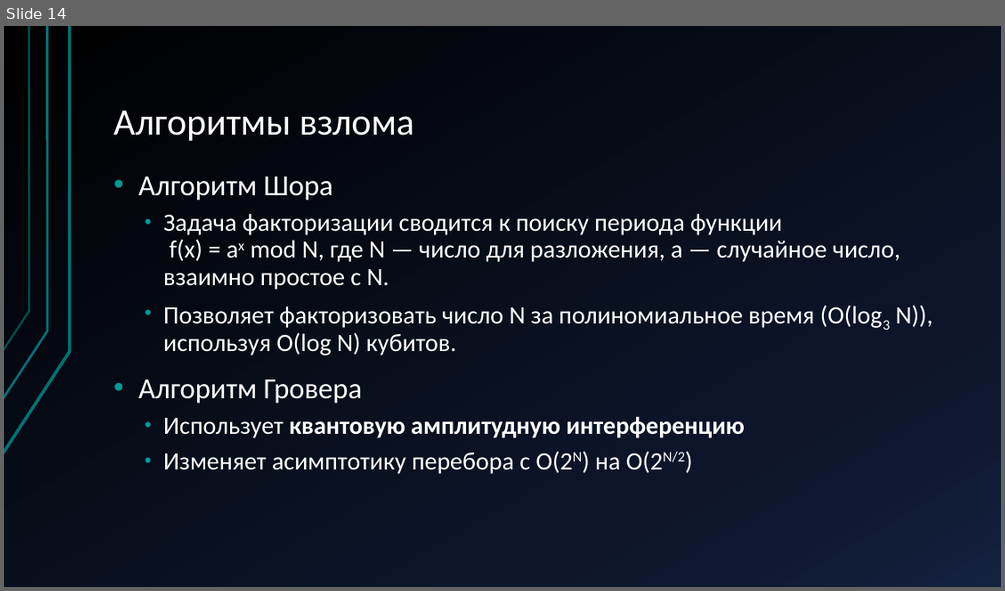
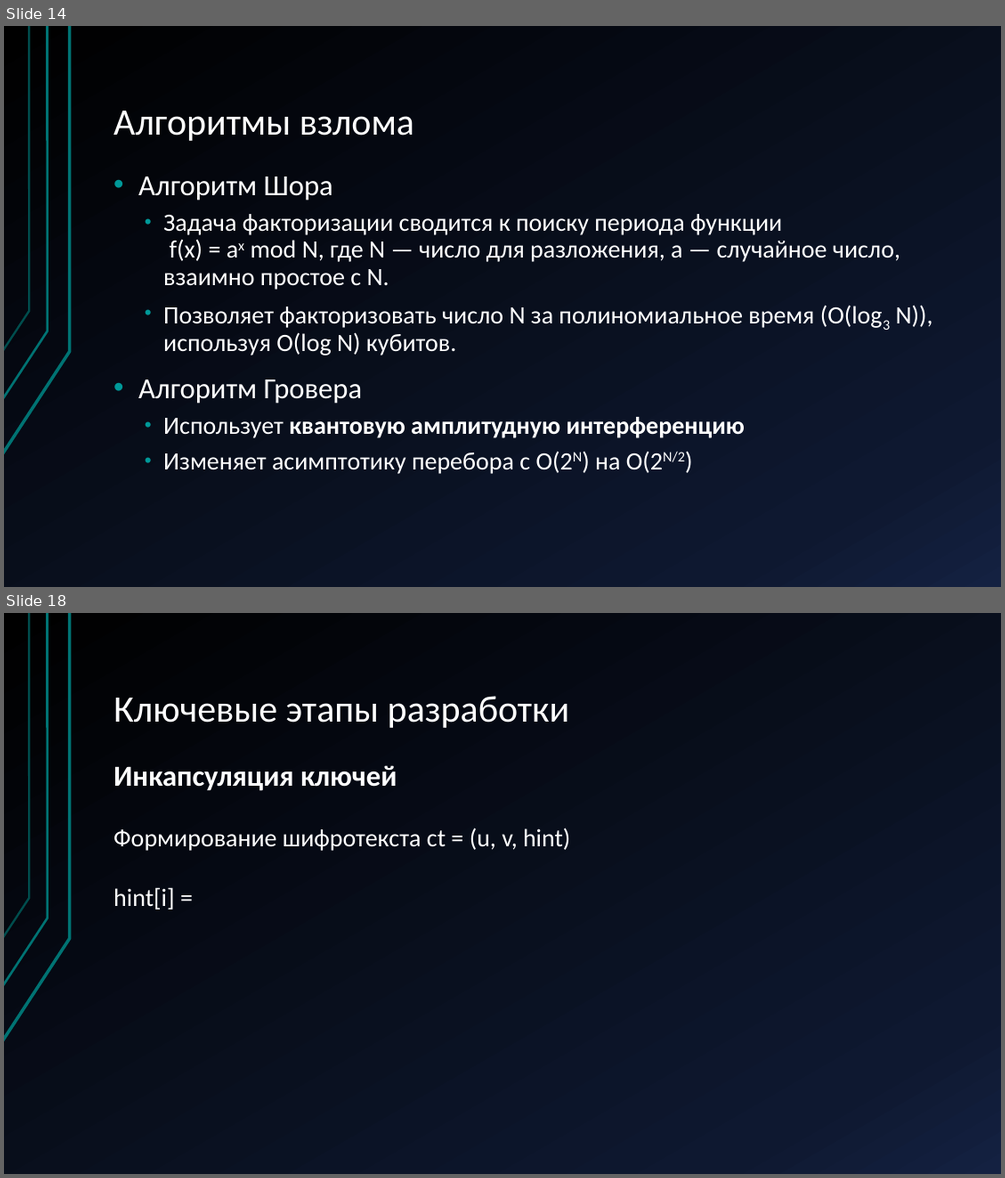
Before and after one commit to Terexi110/Teory, a slide deck: Постквантовая криптография KEM на решётках.pptx. Shown one above the other, each under a label of ours: slide 14 before the commit, slides 14 and 18 after it; the slides between them are not shown. The pictures are 1005x591 and 1005x1178 pixels, drawn with LibreOffice and Linux fonts; fonts in the diff are those of the drawing. Boxes give left, top, right and bottom in pixels: in the first picture for what was removed or moved away, otherwise in the second. Text is boxed around its words. In the diff, an @@ line names an element or a change of style, - is before the commit and + after.

```diff
--- a/Постквантовая криптография KEM на решётках.pptx
+++ b/Постквантовая криптография KEM на решётках.pptx
@@ slide 18 added at bbox=[4, 613, 1001, 1174], background gradient #000000 to #0E1830 to #142141; not listed: 3 template elements that a slide beside it also shows @@
@@ title added at bbox=[113, 696, 570, 728], 36 pt, text #FFFFFF @@
+Ключевые этапы разработки
@@ text added at bbox=[113, 765, 570, 909], 24 pt, text #FFFFFF @@
+Инкапсуляция ключей
+Формирование шифротекста ct = (u, v, hint)
+hint[i] =
```
Also in this commit, not shown: 1 slide changed, 6 other slides added, 1 slide removed.
